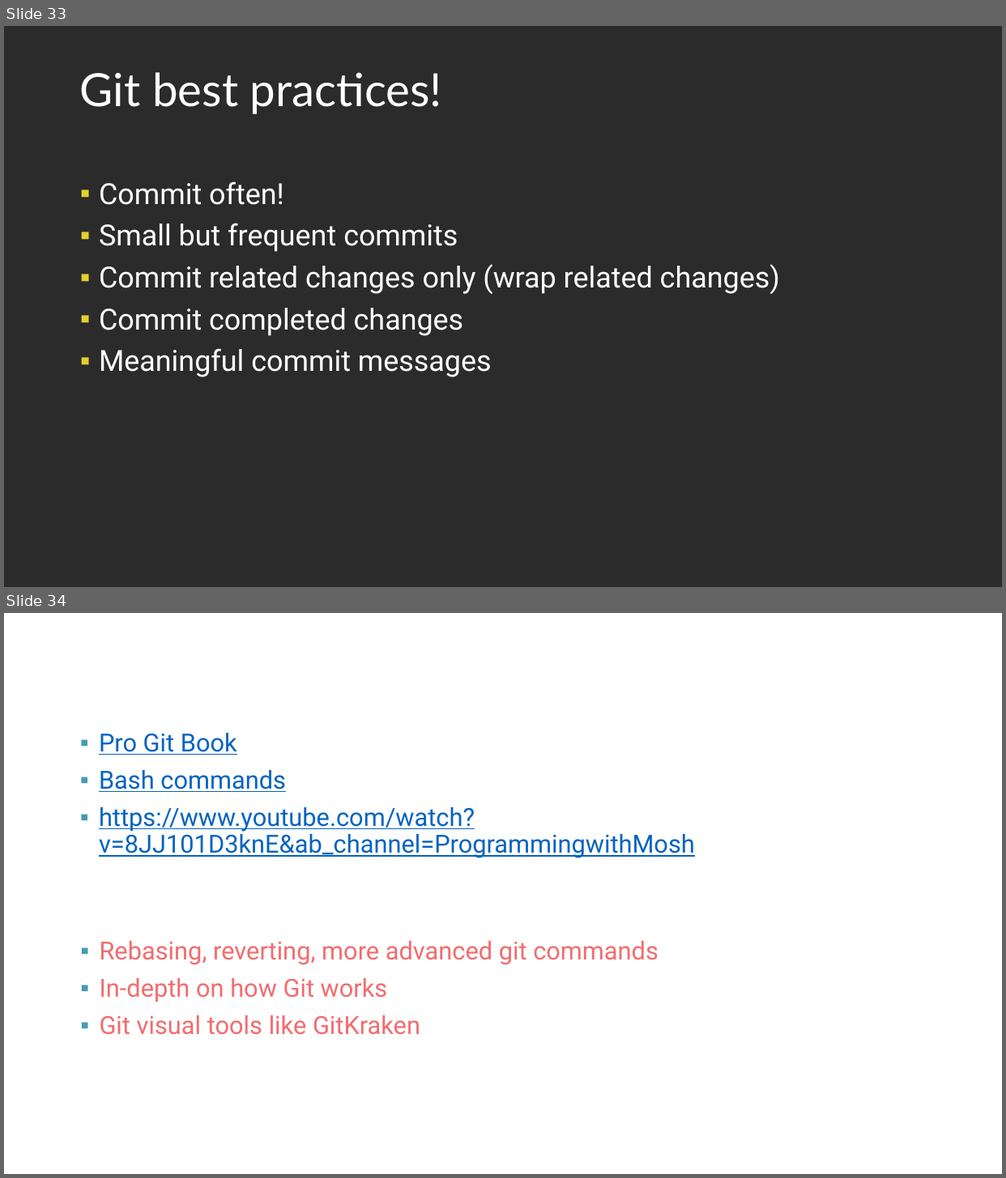
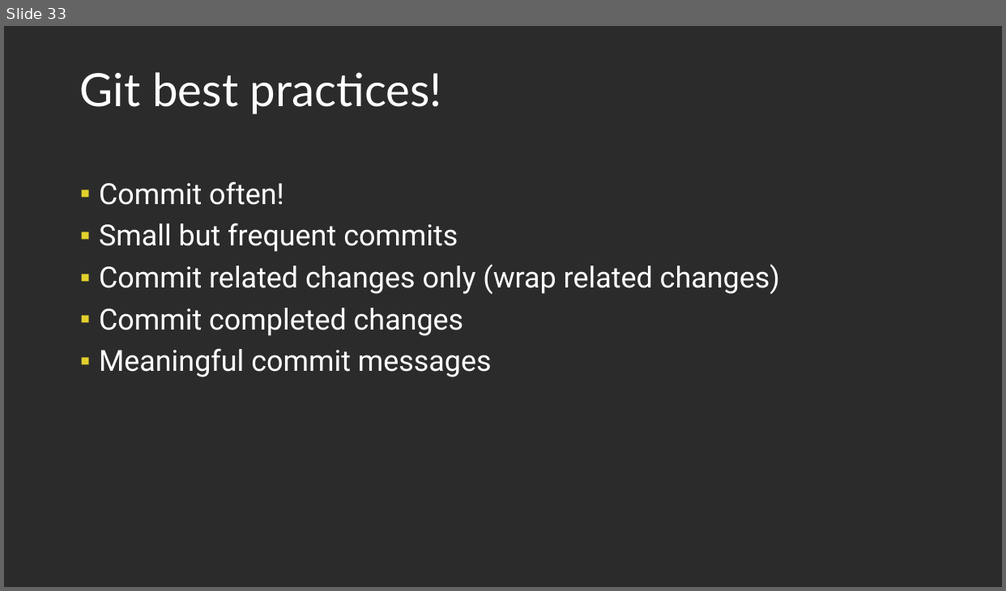
Before and after one commit to Light2Dark/git_tutorial, a slide deck: Git and Github.pptx. Shown one above the other, each under a label of ours: slides 33 and 34 before the commit, slide 33 after it. The pictures are 1006x1178 and 1006x591 pixels, drawn with LibreOffice and Linux fonts; fonts in the diff are those of the drawing; background and template pictures are left out; a plain dark background stands for a picture behind light text. Boxes give left, top, right and bottom in pixels: in the first picture for what was removed or moved away, otherwise in the second. Text is boxed around its words. In the diff, an @@ line names an element or a change of style, - is before the commit and + after.

```diff
--- a/Git and Github.pptx
+++ b/Git and Github.pptx
@@ slide 34 removed at bbox=[4, 613, 1002, 1174], background picture (left out) @@
@@ title removed at bbox=[73, 627, 755, 735] @@
-Resources
@@ text removed at bbox=[99, 733, 695, 858] @@
-▪ Pro Git Book
-▪ Bash commands
-▪ https://www.youtube.com/watch?v=8JJ101D3knE&ab_channel=ProgrammingwithMosh
@@ text removed at bbox=[73, 853, 755, 961] @@
-Not covered today
@@ text removed at bbox=[100, 941, 658, 1035] @@
-▪ Rebasing, reverting, more advanced git commands
-▪ In-depth on how Git works
-▪ Git visual tools like GitKraken
```
Also in this commit, not shown: 14 slides changed, 4 slides added, 2 other slides removed.
